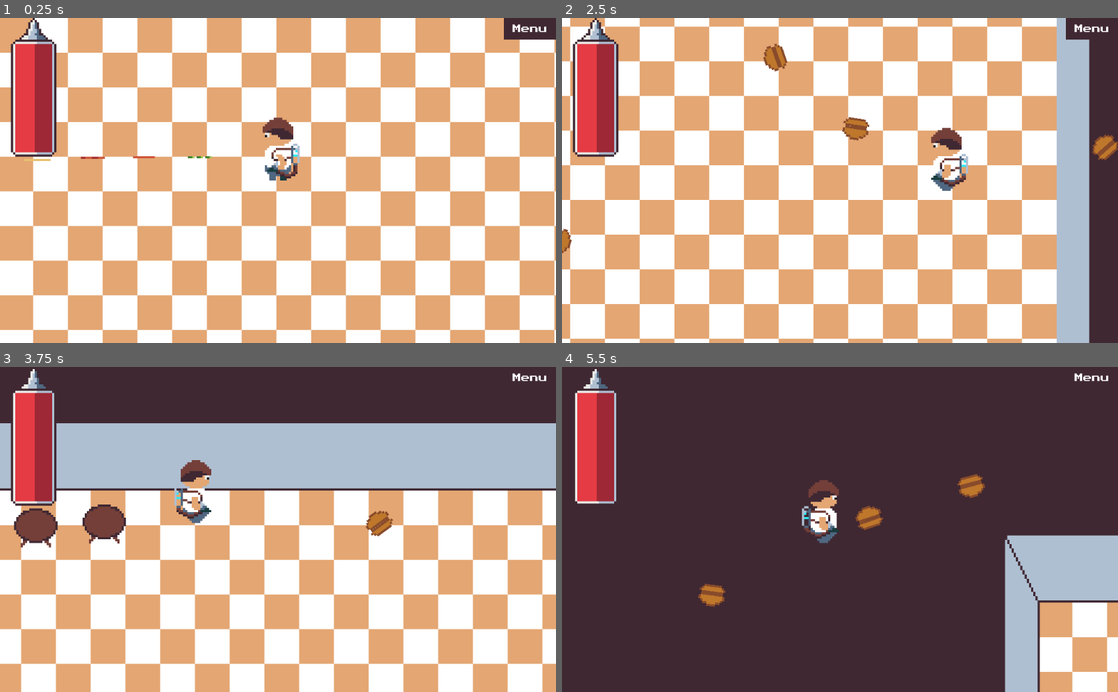
Above: before the commit, frames 1-4 (two rows, left to right).
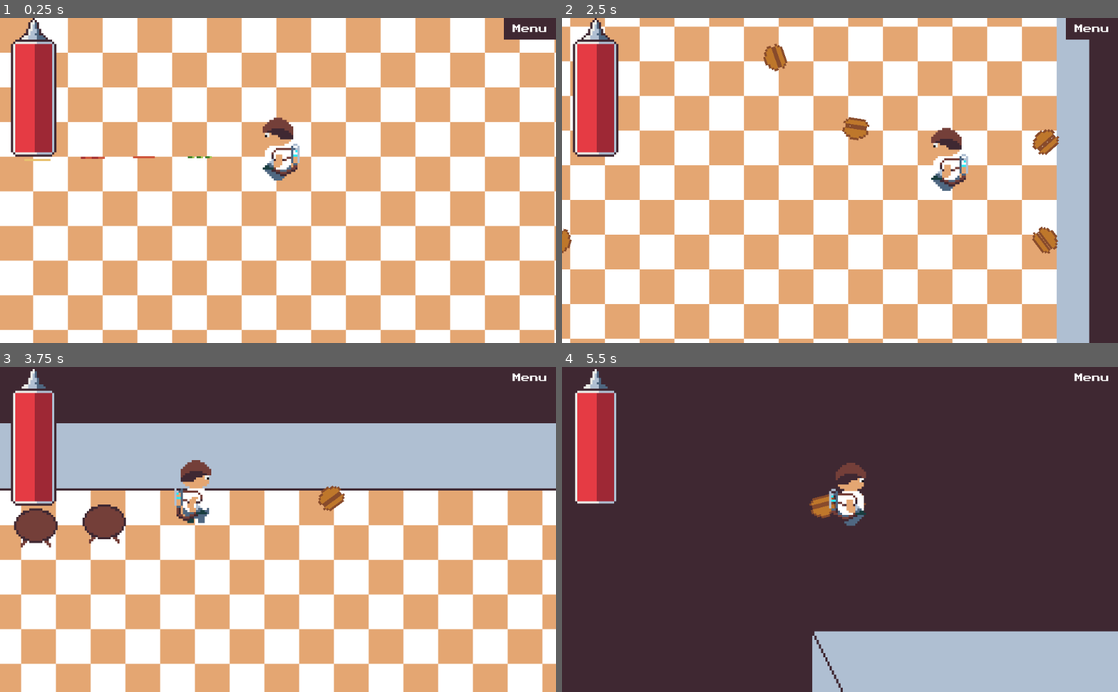
Above: after the commit, the same moments.

Repository: dardanbujupaj/night-shift
Game: Godot game, scene res://scenes/Diner.tscn
The game is run twice, just before and just after one commit, with the same random seed, the same clock (stepped at 60 frames per second) and the same inputs. Sound files missing from this copy of the repository are replaced by a short silence.
Inputs (mouse positions are in pixels of both pictures, inside the frame that each line leads up to):
- Up to frame 1 (0.25 s): no input
- Up to frame 2 (2.5 s): move the mouse to (962, 164) at 0.52 s; press the mouse at (962, 164) at 0.53 s; hold D (move_right) 0.53-1.28 s; move the mouse to (728, 196) at 1.27 s; release the mouse at (728, 196) at 1.28 s; hold S (move_down) 1.28-2.03 s; right-click (728, 196) at 1.35 s; click (728, 196) at 1.55 s; move the mouse to (895, 109) at 2.02 s; press the mouse at (895, 109) at 2.03 s; hold D (move_right) from 2.03 s (still down)
- Up to frame 3 (3.75 s): move the mouse to (250, 594) at 2.77 s; release D (move_right) at 2.78 s; release the mouse at (250, 594) at 2.78 s; hold W (move_up) 2.78-3.53 s; tap R at 2.85 s; click (250, 594) at 3.05 s; move the mouse to (444, 578) at 3.52 s; press the mouse at (444, 578) at 3.53 s; hold A (move_left) from 3.53 s (still down)
- Up to frame 4 (5.5 s): move the mouse to (673, 480) at 4.27 s; release the mouse at (673, 480) at 4.28 s; right-click (673, 480) at 4.35 s; click (673, 480) at 4.55 s; move the mouse to (867, 529) at 5.02 s; release A (move_left) at 5.03 s; press the mouse at (867, 529) at 5.03 s; hold S (move_down) from 5.03 s (still down)

The runs differ from the first frame. In frame 1, 0.2% of the frame differs, in the area x 47-54%, y 42-50%; in frame 2, 0.8%; in frame 3, 0.7%; in frame 4, 17%, in the area x 24-100%, y 29-100%.

Commit message:
add zombie waves. add powerups when zombiewave is defeated. burgers hit walls. fix some issues with enemies

Diff:
--- /dev/null
+++ b/PowerupPopup.gd
@@ -0,0 +1,24 @@
+extends PopupPanel
+
+signal powerup_selected
+
+onready var powerup_container = $VBoxContainer/HBoxContainer
+
+var powerups: Array
+
+
+func prepare_powerups():
+	for child in powerup_container.get_children():
+		child.queue_free()
+
+	for powerup in powerups:
+		var button = Button.new()
+		button.text = "{type} +{amount}".format(powerup)
+		button.connect("pressed", self, "emit_signal",
+			["powerup_selected", powerup["type"], powerup["amount"]])
+		button.connect("pressed", self, "hide")
+		powerup_container.add_child(button)
+
+
+func _on_PowerupPopup_about_to_show():
+	prepare_powerups()
--- /dev/null
+++ b/PowerupPopup.tscn
@@ -0,0 +1,42 @@
+[gd_scene load_steps=3 format=2]
+
+[ext_resource path="res://ui/default_theme.tres" type="Theme" id=1]
+[ext_resource path="res://PowerupPopup.gd" type="Script" id=2]
+
+[node name="PowerupPopup" type="PopupPanel"]
+anchor_left = 0.5
+anchor_top = 0.5
+anchor_right = 0.5
+anchor_bottom = 0.5
+margin_left = -268.0
+margin_top = -45.0
+margin_right = 268.0
+margin_bottom = 45.0
+theme = ExtResource( 1 )
+script = ExtResource( 2 )
+__meta__ = {
+"_edit_use_anchors_": false
+}
+
+[node name="VBoxContainer" type="VBoxContainer" parent="."]
+margin_left = 8.0
+margin_top = 8.0
+margin_right = 528.0
+margin_bottom = 82.0
+custom_constants/separation = 10
+__meta__ = {
+"_edit_use_anchors_": false
+}
+
+[node name="Label" type="Label" parent="VBoxContainer"]
+margin_right = 520.0
+margin_bottom = 32.0
+text = "Upgrade your BunGun 9000!"
+align = 1
+
+[node name="HBoxContainer" type="HBoxContainer" parent="VBoxContainer"]
+margin_top = 42.0
+margin_right = 520.0
+margin_bottom = 74.0
+alignment = 1
+[connection signal="about_to_show" from="." to="." method="_on_PowerupPopup_about_to_show"]
--- a/project.godot
+++ b/project.godot
@@ -108,6 +108,8 @@
 [layer_names]
 
 2d_physics/layer_1="Character"
+2d_physics/layer_2="Enemies"
+2d_physics/layer_3="Walls"
 2d_render/layer_5="Burger Ingredients"
 2d_physics/layer_5="Ingredients"
 
--- a/scenes/Diner.gd
+++ b/scenes/Diner.gd
@@ -2,6 +2,16 @@
 
 
 onready var character = $YSort/Character
+onready var powerup_popup = $CanvasLayer/PowerupPopup
+
+const POWERUP_DAMAGE = "Damage"
+const POWERUP_FIRERATE = "Firerate"
+const POWERUP_KNOCKBACK = "Knockback"
+
+var wave = 1
+var wave_enemies = 0
+var wave_spawned = 0
+var wave_killed = 0
 
 
 # Called when the node enters the scene tree for the first time.
@@ -10,6 +20,7 @@
 	Input.set_mouse_mode(Input.MOUSE_MODE_CONFINED)
 	randomize()
 	get_tree().set_group("enemies", "target", character)
+	start_wave(wave)
 
 
 func _unhandled_input(event):
@@ -20,12 +31,37 @@
 
 
 
+func start_wave(wave_nr: int):
+	$ZombieTimer.start()
+	wave_enemies = pow(wave_nr, 2) + randi() % 2
+	wave_spawned = 0
+	wave_killed = 0
+	print(wave_enemies)
+	print(wave_spawned)
+	print(wave_killed)
+
+
+func _on_zombie_died():
+	wave_killed += 1
+	check_wave()
+
+func check_wave():
+	if wave_killed >= wave_enemies:
+		_on_wave_defeated()
+
+
+
 func _on_ZombieTimer_timeout():
-	for _i in randi() % 4 + 2:
-		var zombie = preload("res://scenes/enemies/Zombie.tscn").instance()
-		zombie.target = character
-		zombie.position = $ZombieSpawn.position + Vector2(rand_range(-10, 10), rand_range(-10, 10))
-		$YSort/enemies.add_child(zombie)
+	for _i in randi() % 6 + 2:
+		if wave_spawned < wave_enemies:
+			var zombie = preload("res://scenes/enemies/Zombie.tscn").instance()
+			zombie.target = character
+			zombie.hitpoints = 4 + wave
+			zombie.speed = 100 + 10 * wave
+			zombie.position = $ZombieSpawn.position + Vector2(rand_range(-10, 10), rand_range(-10, 10))
+			zombie.connect("died", self, "_on_zombie_died")
+			wave_spawned += 1
+			$YSort/enemies.add_child(zombie)
 
 
 
@@ -41,11 +77,55 @@
 			add_child(ingredient)
 
 
+
 func _on_Menu_pressed():
 	$CanvasLayer/PauseMenu.popup_centered_minsize()
 	get_tree().set_input_as_handled()
 
 
+
 func _on_Character_died():
 	$CanvasLayer/GameOverPopup.popup_centered_minsize()
 	get_tree().paused = true
+
+
+# after a wave is defeated the game is paused and a powerup is available
+func _on_wave_defeated():
+	# pause game
+	get_tree().paused = true
+
+	# show available powerups
+	var powerups = [
+		{
+			"type": POWERUP_DAMAGE,
+			"amount": randi() % 3 + 1
+		},
+		{
+			"type": POWERUP_FIRERATE,
+			"amount": randi() % 3 + 1
+		},
+		{
+			"type": POWERUP_KNOCKBACK,
+			"amount": randi() % 3 + 1
+		},
+	]
+	powerup_popup.powerups = powerups
+	powerup_popup.popup_centered_minsize()
+
+	# wait for selection of powerup
+	yield(powerup_popup, "powerup_selected")
+
+	get_tree().paused = false
+
+	wave += 1
+	start_wave(wave)
+
+
+func _on_PowerupPopup_powerup_selected(type, amount):
+	match type:
+		POWERUP_DAMAGE:
+			character.attack_damage += amount
+		POWERUP_FIRERATE:
+			character.firerate += amount
+		POWERUP_KNOCKBACK:
+			character.weapon_knockback += amount
--- a/scenes/Diner.tscn
+++ b/scenes/Diner.tscn
@@ -9,12 +9,13 @@
 [ext_resource path="res://ui/default_theme.tres" type="Theme" id=7]
 [ext_resource path="res://sound/night-shift-theme.wav" type="AudioStream" id=8]
 [ext_resource path="res://GameOverPopup.tscn" type="PackedScene" id=9]
+[ext_resource path="res://PowerupPopup.tscn" type="PackedScene" id=10]
 
 [sub_resource type="RectangleShape2D" id=1]
 extents = Vector2( 283.098, 84.3672 )
 
 [sub_resource type="RectangleShape2D" id=2]
-extents = Vector2( 136, 89.9984 )
+extents = Vector2( 286.359, 90.644 )
 
 [sub_resource type="InputEventAction" id=3]
 action = "pause"
@@ -26,6 +27,7 @@
 script = ExtResource( 5 )
 
 [node name="diner" type="Sprite" parent="."]
+z_index = -2
 texture = ExtResource( 1 )
 
 [node name="walls" type="Node2D" parent="."]
@@ -69,8 +71,7 @@
 shape = SubResource( 2 )
 
 [node name="ZombieTimer" type="Timer" parent="."]
-wait_time = 5.0
-autostart = true
+wait_time = 3.0
 
 [node name="ZombieSpawn" type="Position2D" parent="."]
 position = Vector2( -240.144, 0 )
@@ -160,6 +161,10 @@
 visible = false
 popup_exclusive = true
 
+[node name="PowerupPopup" parent="CanvasLayer" instance=ExtResource( 10 )]
+pause_mode = 2
+popup_exclusive = true
+
 [node name="AudioStreamPlayer" type="AudioStreamPlayer" parent="."]
 pause_mode = 2
 stream = ExtResource( 8 )
@@ -168,3 +173,4 @@
 [connection signal="timeout" from="IngredientsTimer" to="." method="_on_IngredientsTimer_timeout"]
 [connection signal="died" from="YSort/Character" to="." method="_on_Character_died"]
 [connection signal="pressed" from="CanvasLayer/HBoxContainer/Menu" to="." method="_on_Menu_pressed"]
+[connection signal="powerup_selected" from="CanvasLayer/PowerupPopup" to="." method="_on_PowerupPopup_powerup_selected"]
--- a/scenes/Explosion.tscn
+++ b/scenes/Explosion.tscn
@@ -2,10 +2,10 @@
 
 [ext_resource path="res://scenes/Explosion.gd" type="Script" id=1]
 
-
 [sub_resource type="CircleShape2D" id=1]
 
 [node name="Explosion" type="Area2D"]
+pause_mode = 2
 collision_layer = 0
 collision_mask = 2
 script = ExtResource( 1 )
--- a/scenes/character/Character.gd
+++ b/scenes/character/Character.gd
@@ -14,8 +14,9 @@
 var max_hitpoints = 10.0
 var hitpoints: float setget _set_hitpoints
 
-
-var fire_rate = 3
+var attack_damage = 1
+var weapon_knockback = 4
+var firerate = 3
 var last_shot = 0
 
 var dodge_direction: Vector2
@@ -96,7 +97,7 @@
 	$CanvasLayer/HealthBar.health = new_hitpoints
 
 func shoot():
-	if (OS.get_ticks_msec() - last_shot) > 1000 / fire_rate:
+	if (OS.get_ticks_msec() - last_shot) > 1000 / firerate:
 
 		$ShootAudioStreamPlayer.play()
 
@@ -104,8 +105,8 @@
 		projectile.position = position + Vector2(0, -12)
 		projectile.direction = (get_local_mouse_position() + Vector2(0, 12)).normalized()
 		projectile.speed = 150
-		projectile.knockback = 400
-		projectile.damage = 1
+		projectile.knockback = weapon_knockback * 100
+		projectile.damage = attack_damage
 		get_parent().add_child(projectile)
 		last_shot = OS.get_ticks_msec()
 		Input.get_current_cursor_shape()
--- a/scenes/character/Character.tscn
+++ b/scenes/character/Character.tscn
@@ -83,7 +83,7 @@
 position = Vector2( 0, -16 )
 frames = SubResource( 12 )
 animation = "walk"
-frame = 2
+frame = 3
 playing = true
 
 [node name="DodgeAudioStreamPlayer" type="AudioStreamPlayer2D" parent="."]
--- a/scenes/character/HealthBar.gd
+++ b/scenes/character/HealthBar.gd
@@ -14,7 +14,5 @@
 
 func _set_health(new_health):
 	health = new_health
-	print("new health " +str(new_health))
 	$Tween.interpolate_property(self, "value", float(value), float(health * RESOLUTION), 0.5,Tween.TRANS_CUBIC, Tween.EASE_OUT)
-	$Tween.connect("tween_step", self, "step")
 	$Tween.start()
--- a/scenes/character/burger/Burger.gd
+++ b/scenes/character/burger/Burger.gd
@@ -59,9 +59,10 @@
 
 
 func _on_Bread_body_entered(body: Node):
-	if is_active and body.is_in_group("enemies") and body.has_method("hit"):
+	if is_active:
 		var multiplier = layers + 1
-		body.hit(damage * multiplier, direction * knockback * multiplier)
+		if body.has_method("hit"):
+			body.hit(damage * multiplier, direction * knockback * multiplier)
 		is_active = false
 		$AudioStreamPlayer2D.play()
 
--- a/scenes/character/burger/Burger.tscn
+++ b/scenes/character/burger/Burger.tscn
@@ -10,7 +10,7 @@
 
 [node name="Burger" type="Area2D"]
 collision_layer = 0
-collision_mask = 18
+collision_mask = 2147483670
 script = ExtResource( 2 )
 
 [node name="CollisionShape2D" type="CollisionShape2D" parent="."]
--- a/scenes/enemies/Enemy.gd
+++ b/scenes/enemies/Enemy.gd
@@ -1,5 +1,7 @@
 extends KinematicBody2D
 class_name Enemy
+
+signal died
 
 var speed = 100 # movement rate of the enemy
 var knockback = 300 # knockback of the attack
@@ -81,6 +83,7 @@
 	hitpoints -= damage_taken
 	if hitpoints <= 0:
 		die()
+		return
 	knockback_velocity = impact_velocity
 
 	$HitTween.interpolate_property(self, "modulate", Color.white, Color.white * 10, 0.1, Tween.TRANS_BOUNCE, Tween.EASE_IN_OUT)
@@ -90,8 +93,13 @@
 
 # is called when the enemies hitpoints drop to zero
 func die():
+	modulate = Color.white * 2
+	z_index = -1
+	remove_from_group("enemies")
+	emit_signal("died")
 	dead = true
 	$CollisionShape2D.set_deferred("disabled", true)
+	$HitTween.stop_all()
 
 
 func set_random_target_point():
Not shown: 1 places in scenes/Diner.tscn that only renumber resources
